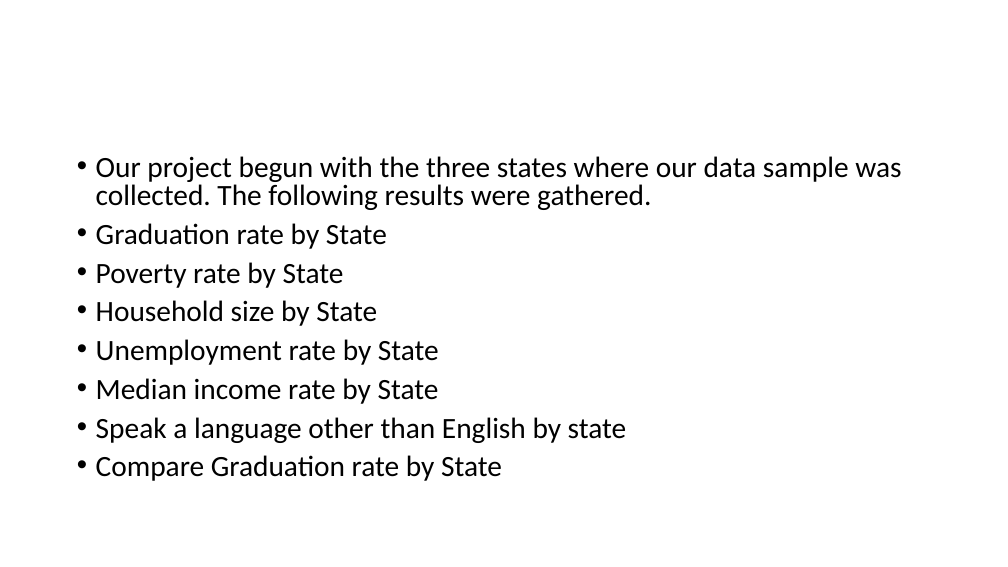
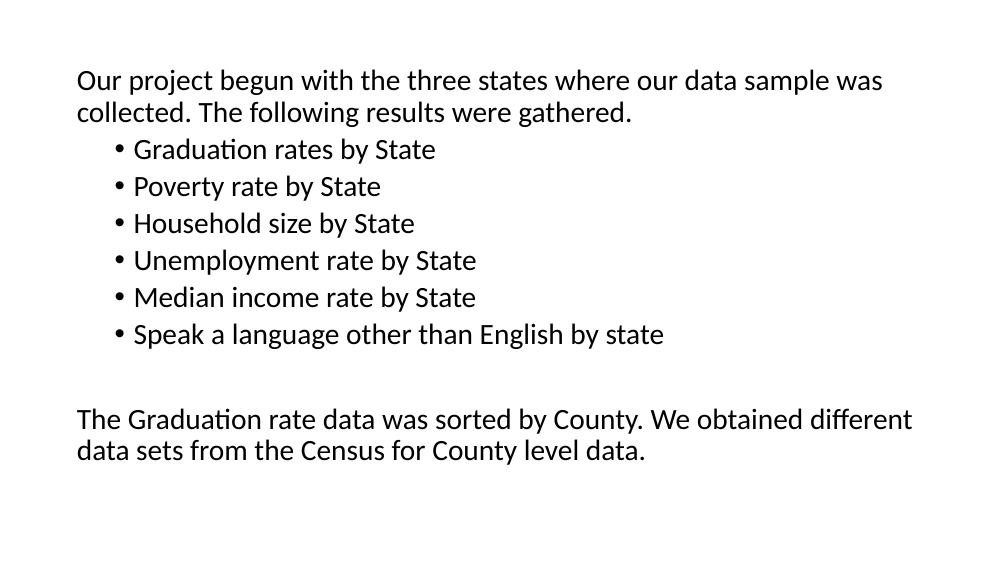
Before and after one commit to Areej32/project, a slide deck: slide 4 of The Effect Of Various Census Demographics On Graduation.pptx. Drawn at 1008x567 pixels with LibreOffice and Linux fonts; fonts in the diff are those of the drawing. Boxes give left, top, right and bottom in pixels: in the first picture for what was removed or moved away, otherwise in the second. Text is boxed around its words. In the diff, an @@ line names an element or a change of style, - is before the commit and + after.

```diff
--- a/The Effect Of Various Census Demographics On Graduation.pptx
+++ b/The Effect Of Various Census Demographics On Graduation.pptx
@@ text "Our project begun with the ...": place and size @@
-text "Our project begun with the ..." at [96,156,901,481]
+text "Our project begun with the ..." at [77,69,913,465]
@@ text at [77,69,882,349]: bullet • to none; line spacing 0.8 to 0.9; list level 1 to 2 in "Poverty rate by State"; list level 1 to 2 in "Household size by State"; list level 1 to 2 in "Unemployment rate by State"; list level 1 to 2 in "Median income rate by State"; list level 1 to 2 in "Speak a language other than ..." @@
@@ text at [134,138,436,164]: text changed @@
-• Graduation rate by State
+  • Graduation rates by State
@@ text at [77,408,913,465]: text changed @@
-• Compare Graduation rate by State
+The Graduation rate data was sorted by County. We obtained different data sets from the Census for County level data.
```
Also in this commit, not shown: 3 other slides changed, 2 slides added, 1 slide removed, 2 other files.
